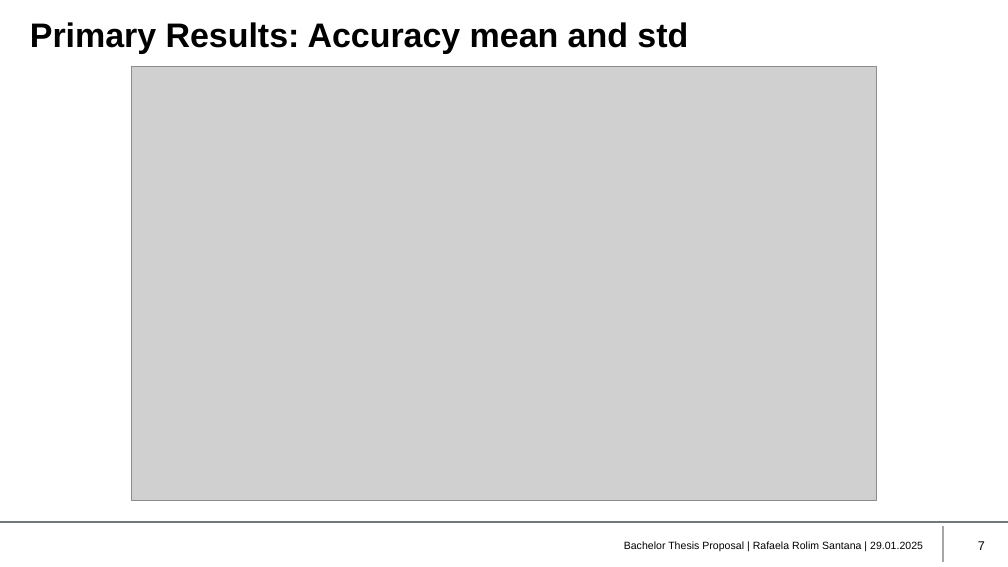
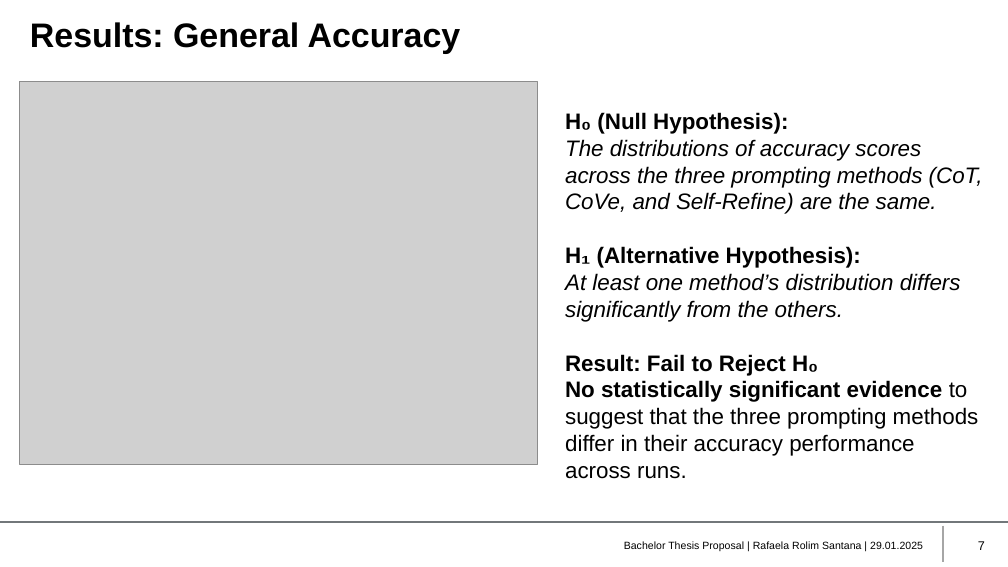
Before and after one commit to rafaelasantana/bachelor-thesis, a slide deck: slide 7 of QualityGates/QualityGate2_RafaelaRolimSantana/QG2-presentation.pptx. Drawn at 1008x567 pixels with LibreOffice and Linux fonts; fonts in the diff are those of the drawing; grey boxes stand for pictures; background and template pictures are left out. Boxes give left, top, right and bottom in pixels: in the first picture for what was removed or moved away, otherwise in the second. Text is boxed around its words. In the diff, an @@ line names an element or a change of style, - is before the commit and + after.

```diff
--- a/QualityGates/QualityGate2_RafaelaRolimSantana/QG2-presentation.pptx
+++ b/QualityGates/QualityGate2_RafaelaRolimSantana/QG2-presentation.pptx
@@ title at box(30, 22, 461, 53): text changed @@
-Primary Results: Accuracy mean and std
+Results: General Accuracy
@@ picture added at box(20, 82, 537, 465) @@
@@ picture removed at box(132, 67, 877, 501) @@
@@ text added at box(565, 112, 983, 479), 16 pt, text #000000 @@
+H₀ (Null Hypothesis):
+The distributions of accuracy scores across the three prompting methods (CoT, CoVe, and Self-Refine) are the same.
+H₁ (Alternative Hypothesis):
+At least one method’s distribution differs significantly from the others.
+Result: Fail to Reject H₀
+No statistically significant evidence to suggest that the three prompting methods differ in their accuracy performance across runs.
```
Also in this commit, not shown: 8 other slides changed, 2 slides removed, 28 other files.
